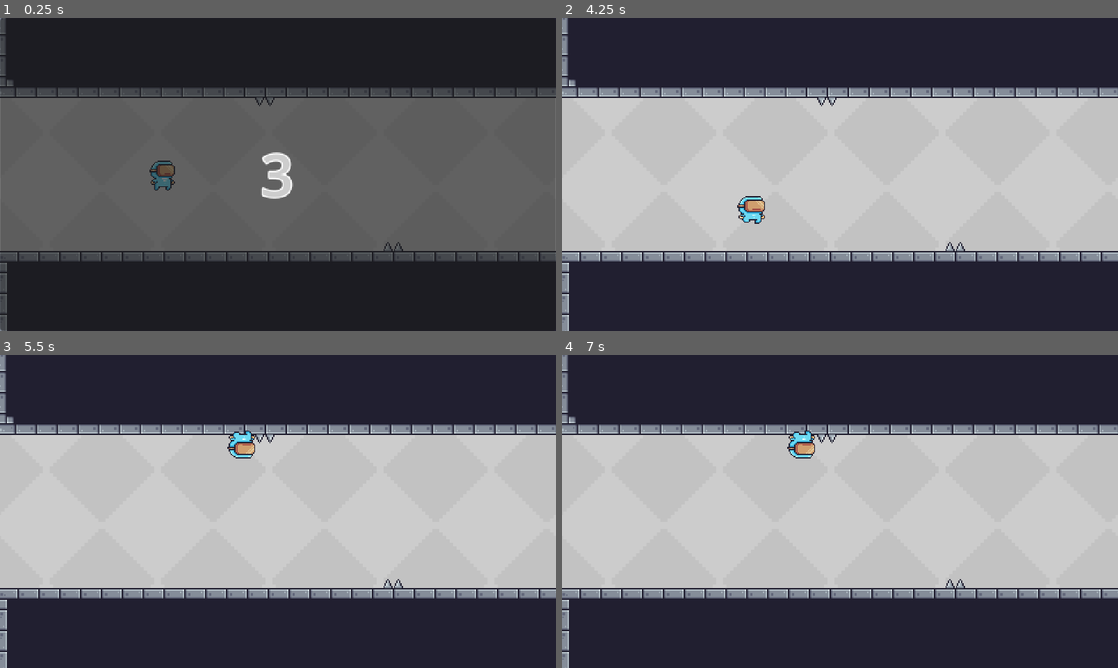
Above: before the commit, frames 1-4 (two rows, left to right).
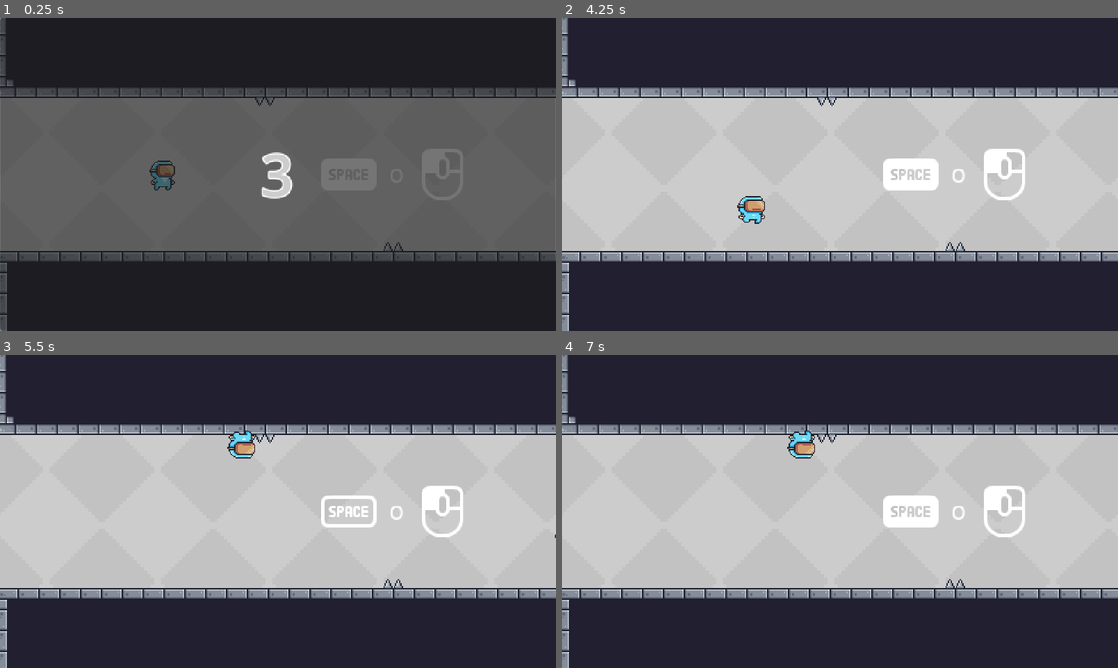
Above: after the commit, the same moments.

Repository: BurningAl15/GravityRunner2D
Game: Godot game, scene res://Scenes/gameplay_scene.tscn
The game is run twice, just before and just after one commit, with the same random seed, the same clock (stepped at 60 frames per second) and the same inputs.
Inputs (mouse positions are in pixels of both pictures, inside the frame that each line leads up to):
- Up to frame 1 (0.25 s): no input
- Up to frame 2 (4.25 s): move the mouse to (962, 158) at 0.52 s; click (962, 158) at 0.6 s; move the mouse to (728, 190) at 1.27 s; click (728, 190) at 1.35 s; move the mouse to (895, 105) at 2.02 s; click (895, 105) at 2.1 s; move the mouse to (812, 237) at 2.77 s; click (812, 237) at 2.85 s; move the mouse to (1006, 221) at 3.52 s; click (1006, 221) at 3.6 s
- Up to frame 3 (5.5 s): move the mouse to (111, 464) at 4.27 s; click (111, 464) at 4.35 s; move the mouse to (305, 511) at 5.02 s; click (305, 511) at 5.1 s
- Up to frame 4 (7 s): move the mouse to (756, 433) at 5.77 s; click (756, 433) at 5.85 s; move the mouse to (962, 495) at 6.52 s; click (962, 495) at 6.6 s

The runs differ from the first frame. In frame 2, 1.5% of the frame differs, in the area x 57-84%, y 41-59%; in frame 3, 1.1%; in frame 4, 1.5%.

Commit message:
Take off animations by code and use autoplay from the animator stuff, add indications to the game

Diff:
--- /dev/null
+++ b/Scenes/Indications.tscn
@@ -0,0 +1,61 @@
+[gd_scene load_steps=7 format=3 uid="uid://crgqnb6gs0kbm"]
+
+[ext_resource type="Texture2D" uid="uid://pni3xxxg2ngi" path="res://Sprite/Indications/mouse_outline.png" id="1_b3ab0"]
+[ext_resource type="Texture2D" uid="uid://uvp21riavonn" path="res://Sprite/Indications/mouse_left_outline.png" id="2_d4rdk"]
+[ext_resource type="Texture2D" uid="uid://dd2brpn1oaxth" path="res://Sprite/Indications/keyboard_space_outline.png" id="3_0x8u5"]
+[ext_resource type="Texture2D" uid="uid://dnc6c2n407yu2" path="res://Sprite/Indications/keyboard_space.png" id="4_bly5u"]
+
+[sub_resource type="SpriteFrames" id="SpriteFrames_m2gb2"]
+animations = [{
+"frames": [{
+"duration": 1.0,
+"texture": ExtResource("1_b3ab0")
+}, {
+"duration": 1.0,
+"texture": ExtResource("2_d4rdk")
+}],
+"loop": true,
+"name": &"default",
+"speed": 5.0
+}]
+
+[sub_resource type="SpriteFrames" id="SpriteFrames_ulf7d"]
+animations = [{
+"frames": [{
+"duration": 1.0,
+"texture": ExtResource("3_0x8u5")
+}, {
+"duration": 1.0,
+"texture": ExtResource("4_bly5u")
+}],
+"loop": true,
+"name": &"default",
+"speed": 5.0
+}]
+
+[node name="Indications" type="Node2D"]
+
+[node name="AnimatedSprite2D" type="AnimatedSprite2D" parent="."]
+z_index = -4
+texture_filter = 1
+position = Vector2(40, 0)
+sprite_frames = SubResource("SpriteFrames_m2gb2")
+autoplay = "default"
+frame_progress = 0.3513383
+
+[node name="AnimatedSprite2D2" type="AnimatedSprite2D" parent="."]
+z_index = -4
+texture_filter = 1
+position = Vector2(-41, 0)
+sprite_frames = SubResource("SpriteFrames_ulf7d")
+autoplay = "default"
+frame_progress = 0.6538778
+
+[node name="Label" type="Label" parent="."]
+texture_filter = 1
+offset_left = -19.0
+offset_top = -11.0
+offset_right = 21.0
+offset_bottom = 12.0
+text = "O"
+horizontal_alignment = 1
--- a/Scenes/PowerUp.tscn
+++ b/Scenes/PowerUp.tscn
@@ -137,6 +137,7 @@
 [node name="AnimatedSprite2D" type="AnimatedSprite2D" parent="."]
 texture_filter = 1
 sprite_frames = SubResource("SpriteFrames_kk5lk")
+autoplay = "default"
 frame_progress = 0.3672427
 
 [node name="CollisionShape2D" type="CollisionShape2D" parent="."]
--- a/Scenes/fire_obstacle_area.tscn
+++ b/Scenes/fire_obstacle_area.tscn
@@ -30,7 +30,7 @@
 }],
 "loop": true,
 "name": &"default",
-"speed": 5.0
+"speed": 8.0
 }]
 
 [sub_resource type="RectangleShape2D" id="RectangleShape2D_12cdv"]
@@ -45,6 +45,8 @@
 [node name="AnimatedSprite2D" type="AnimatedSprite2D" parent="." index="1"]
 texture_filter = 1
 sprite_frames = SubResource("SpriteFrames_84om8")
+autoplay = "default"
+frame_progress = 0.2299046
 
 [node name="CollisionShape2D" parent="." index="2"]
 visible = false
--- a/Scenes/gameplay_scene.tscn
+++ b/Scenes/gameplay_scene.tscn
@@ -12,6 +12,7 @@
 [ext_resource type="Script" uid="uid://b8b0g74282cmf" path="res://Scripts/power_up.gd" id="9_uwf40"]
 [ext_resource type="Texture2D" uid="uid://bytvmscpbblri" path="res://Sprite/PA_02/Background/Gray.png" id="10_sjh0d"]
 [ext_resource type="AudioStream" uid="uid://bosql88ps17gt" path="res://Sounds/Background/BG.ogg" id="12_krv6g"]
+[ext_resource type="PackedScene" uid="uid://crgqnb6gs0kbm" path="res://Scenes/Indications.tscn" id="13_sjh0d"]
 
 [sub_resource type="TileSetAtlasSource" id="TileSetAtlasSource_u0hpe"]
 texture = ExtResource("4_ykw5v")
@@ -426,39 +427,47 @@
 [node name="FireObstacleArea" parent="CollisionTilemap" instance=ExtResource("6_u0hpe")]
 z_index = 5
 position = Vector2(1787.5555, 48.88889)
+script = null
 
 [node name="FireObstacleArea2" parent="CollisionTilemap" instance=ExtResource("6_u0hpe")]
 z_index = 5
 position = Vector2(2209.7778, 49.77778)
+script = null
 
 [node name="FireObstacleArea3" parent="CollisionTilemap" instance=ExtResource("6_u0hpe")]
 z_index = 5
 position = Vector2(2468.4443, 48)
+script = null
 
 [node name="SawObstacleArea5" parent="CollisionTilemap" instance=ExtResource("4_krv6g")]
 z_index = 5
 position = Vector2(2831.111, 56)
 scale = Vector2(0.8888889, 0.8888889)
+script = null
 
 [node name="SawObstacleArea" parent="CollisionTilemap" instance=ExtResource("4_krv6g")]
 z_index = 5
 position = Vector2(735.1111, 24.888895)
 scale = Vector2(0.8888889, 0.8888889)
+script = null
 
 [node name="SawObstacleArea2" parent="CollisionTilemap" instance=ExtResource("4_krv6g")]
 z_index = 5
 position = Vector2(1167.1111, 24.888884)
 scale = Vector2(0.8888889, 0.8888889)
+script = null
 
 [node name="SawObstacleArea3" parent="CollisionTilemap" instance=ExtResource("4_krv6g")]
 z_index = 5
 position = Vector2(1552.8889, 23.111113)
 scale = Vector2(0.8888889, 0.8888889)
+script = null
 
 [node name="SawObstacleArea4" parent="CollisionTilemap" instance=ExtResource("4_krv6g")]
 z_index = 5
 position = Vector2(2001.7778, 51.555557)
 scale = Vector2(0.8888889, 0.8888889)
+script = null
 
 [node name="CollisionTilemap2" type="TileMapLayer" parent="."]
 texture_filter = 1
@@ -500,40 +509,47 @@
 z_index = 5
 position = Vector2(2474.6667, 18.66645)
 scale = Vector2(0.8888889, 0.8888889)
+script = null
 
 [node name="FireObstacleArea2" parent="CollisionTilemap2" instance=ExtResource("6_u0hpe")]
 z_index = 5
 position = Vector2(1920, 18.6665)
 scale = Vector2(0.8888889, 0.8888889)
+script = null
 
 [node name="FireObstacleArea3" parent="CollisionTilemap2" instance=ExtResource("6_u0hpe")]
 z_index = 5
 position = Vector2(1527.1111, 18.666534)
 scale = Vector2(0.8888889, 0.8888889)
+script = null
 
 [node name="SawObstacleArea6" parent="CollisionTilemap2" instance=ExtResource("4_krv6g")]
 z_index = 5
 position = Vector2(48, 63.1111)
 rotation = 3.1415925
 scale = Vector2(0.8888889, 0.8888889)
+script = null
 
 [node name="SawObstacleArea7" parent="CollisionTilemap2" instance=ExtResource("4_krv6g")]
 z_index = 5
 position = Vector2(463.1111, 63.11107)
 rotation = 3.1415925
 scale = Vector2(0.8888889, 0.8888889)
+script = null
 
 [node name="SawObstacleArea8" parent="CollisionTilemap2" instance=ExtResource("4_krv6g")]
 z_index = 5
 position = Vector2(906.6667, 64.88881)
 rotation = 3.1415925
 scale = Vector2(0.8888889, 0.8888889)
+script = null
 
 [node name="SawObstacleArea9" parent="CollisionTilemap2" instance=ExtResource("4_krv6g")]
 z_index = 5
 position = Vector2(1135.1112, 30.222128)
 rotation = 3.1415925
 scale = Vector2(0.8888889, 0.8888889)
+script = null
 
 [node name="Player" parent="." instance=ExtResource("2_yjxey")]
 script = ExtResource("3_m8blu")
@@ -607,6 +623,9 @@
 script = ExtResource("9_uwf40")
 
 [node name="CountdownAudio" type="AudioStreamPlayer2D" parent="."]
+
+[node name="Indications" parent="." instance=ExtResource("13_sjh0d")]
+position = Vector2(202, 0)
 
 [connection signal="body_entered" from="GoalArea" to="Player" method="_on_goal_area_body_entered"]
 [connection signal="body_entered" from="CollisionTilemap/Obstacle17" to="Player" method="_on_obstacle_body_entered"]
--- a/Scenes/saw_obstacle_area.tscn
+++ b/Scenes/saw_obstacle_area.tscn
@@ -83,6 +83,7 @@
 [node name="AnimatedSprite2D" type="AnimatedSprite2D" parent="." index="2"]
 texture_filter = 1
 sprite_frames = SubResource("SpriteFrames_p7i26")
+autoplay = "default"
 frame_progress = 0.32933244
 
 [node name="CollisionShape2D2" type="CollisionShape2D" parent="." index="3"]
--- a/project.godot
+++ b/project.godot
@@ -30,7 +30,7 @@
 
 interaction={
 "deadzone": 0.2,
-"events": [Object(InputEventKey,"resource_local_to_scene":fa …(140 unchanged characters)… d":false,"keycode":0,"physical_keycode":69,"key_label":0,"unicode":101,"location":0,"echo":false,"script":null)
+"events": [Object(InputEventKey,"resource_local_to_scene":fa …(140 unchanged characters)… d":false,"keycode":0,"physical_keycode":32,"key_label":0,"unicode":32,"location":0,"echo":false,"script":null)
 , Object(InputEventMouseButton,"resource_local_to_scene":false,"resource_name":"","device":-1,"window_id":0,"alt_presse …(244 unchanged characters)…
 , null]
 }
Not shown: 1 places in Scenes/gameplay_scene.tscn that only renumber resources
Binary file added: Sprite/Indications/keyboard_space.png
Not shown, added: Sprite/Indications/keyboard_space.png.import
Binary file added: Sprite/Indications/keyboard_space_outline.png
Not shown, added: Sprite/Indications/keyboard_space_outline.png.import
Binary file added: Sprite/Indications/mouse_left_outline.png
Not shown, added: Sprite/Indications/mouse_left_outline.png.import
Binary file added: Sprite/Indications/mouse_outline.png
Not shown, added: Sprite/Indications/mouse_outline.png.import
